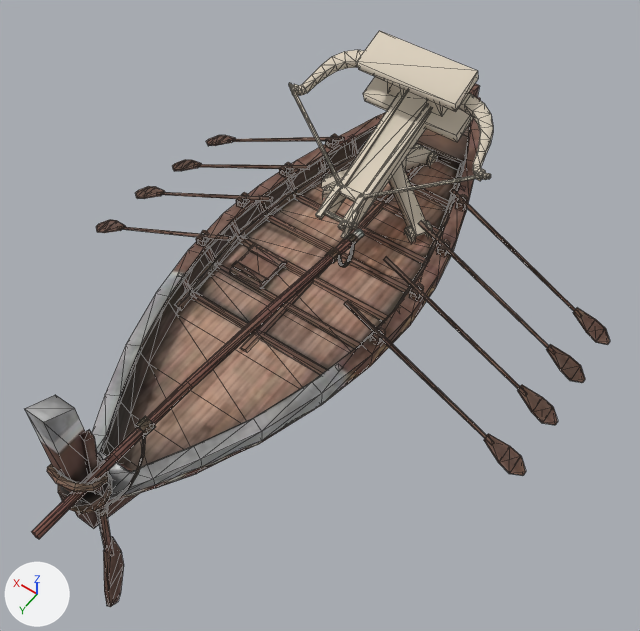
An edit to the glTF model public/assets/unit-models/224-warbarge.glb, drawn before and after from the same camera.
Both versions are drawn from a 50 mm lens placed at (-3.8, 5.22, 7.83), pointed at (-0.37, 0.41, 0.28). The lights are fixed; the arrows at lower left show +X, +Y and +Z. The first picture is the older version. Mesh edges are drawn as thin lines. Vertices at exactly the same position are counted once.
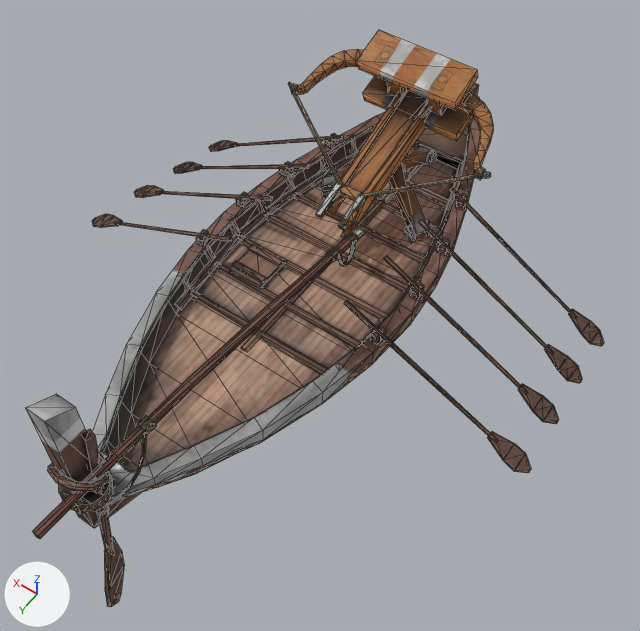
What differs and where, as boxes [x1, y1, x2, y2] in the pictures (640 x 631 px; the box of a moved part takes in the faces that stretch with it):
'Mesh_0', surface changed, reshaped
    before: [25, 31, 610, 607]
    after: [26, 30, 604, 607]
part 1 of me_mesh_0, moved or reshaped
    before: [344, 300, 494, 444]
    after: [344, 300, 498, 442]
part 2 of me_mesh_0, moved or reshaped
    before: [117, 226, 232, 241]
    after: [114, 221, 232, 242]
part 3 of me_mesh_0, moved or reshaped
    before: [228, 137, 344, 142]
    after: [230, 135, 343, 147]
part 4 of me_mesh_0, moved or reshaped
    before: [450, 188, 582, 316]
    after: [450, 187, 577, 318]
part 5 of me_mesh_0, moved or reshaped
    before: [96, 135, 235, 233]
    after: [92, 141, 237, 228]
part 6 of me_mesh_0, moved or reshaped
    before: [484, 308, 610, 476]
    after: [487, 309, 604, 473]

What changed in the scene script:
```text
Add img_image_1:
    img_image_1 = load_image('Image_1', '_unpacked/Image_1', 512, 512, 'sRGB')
Change mat_material_1:
    remove mat_material_1.base_color = (0.72, 0.64, 0.52)  # pale yellow #ddd1bf
    add mat_material_1.texture = img_image_1
    mat_material_1.roughness: 0.9 -> 0.85
Change me_mesh_0:
    used by ob_mesh_0; location = (0.0, 0.0, 0.0)
    remove me_mesh_0.from_pydata(...)  # 1855 vertices, 3354 faces; spans x -3.0..2.99, y -3.4..4.08, z -1.14..2.11
    add me_mesh_0.from_pydata(...)  # 1855 vertices, 3354 faces; spans x -3.03..3.02, y -3.4..4.08, z -1.12..2.13
    me_mesh_0 part 1: the loose piece of 8 vertices spanning x -2.61..-0.74, y 0.47..0.54, z -0.09..0.91 is scaled about its middle by (1.02, 0.974, 0.928), then moved by (-0.01, -0.01, 0.03)
    me_mesh_0 part 2: the loose piece of 8 vertices spanning x 0.73..2.6, y 0.47..0.54, z -0.09..0.91 is scaled about its middle by (1.02, 1.04, 0.917), then moved by (0.01, 0.0, 0.03)
    me_mesh_0 part 3: the loose piece of 8 vertices spanning x 0.73..2.59, y -1.64..-1.58, z -0.19..0.8 is scaled about its middle by (0.976, 1.04, 1.08), then moved by (-0.01, 0.0, -0.03)
    me_mesh_0 part 4: the loose piece of 8 vertices spanning x -2.61..-0.74, y -1.64..-1.58, z -0.19..0.8 is scaled about its middle by (0.976, 0.977, 1.09), then moved by (0.02, -0.01, -0.03)
    me_mesh_0 part 5: 64 of 1855 vertices moved; they spanned x 2.49..2.99, y -1.72..0.64, z -0.38..0.0 and now span x 2.46..3.02, y -1.71..0.64, z -0.47..0.06; mean shift (0.0, 0.01, 0.0); largest move (2.98, 0.54, -0.26) -> (3.02, 0.55, -0.17)
    me_mesh_0 part 6: 64 of 1855 vertices moved; they spanned x -3.0..-2.5, y -1.72..0.64, z -0.38..0.0 and now span x -3.03..-2.46, y -1.73..0.63, z -0.47..0.05; mean shift (0.01, -0.01, -0.01); largest move (-2.99, -1.62, -0.38) -> (-2.93, -1.63, -0.47)
    other edits to the shape of me_mesh_0 do not show in these pictures
```
